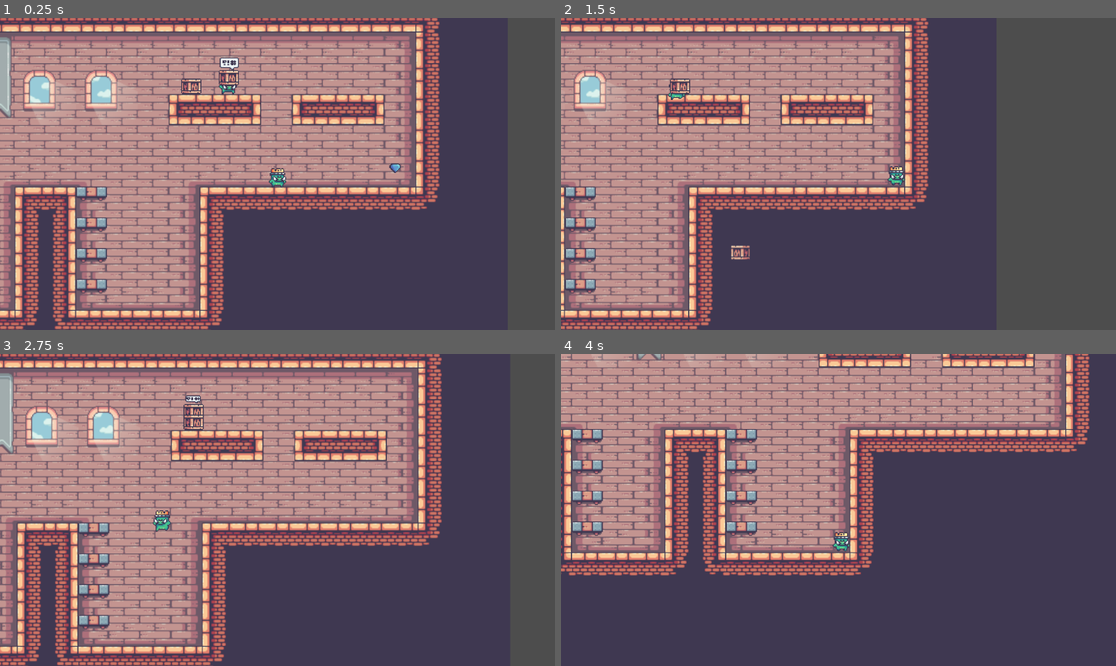
Above: before the commit, frames 1-4 (two rows, left to right).
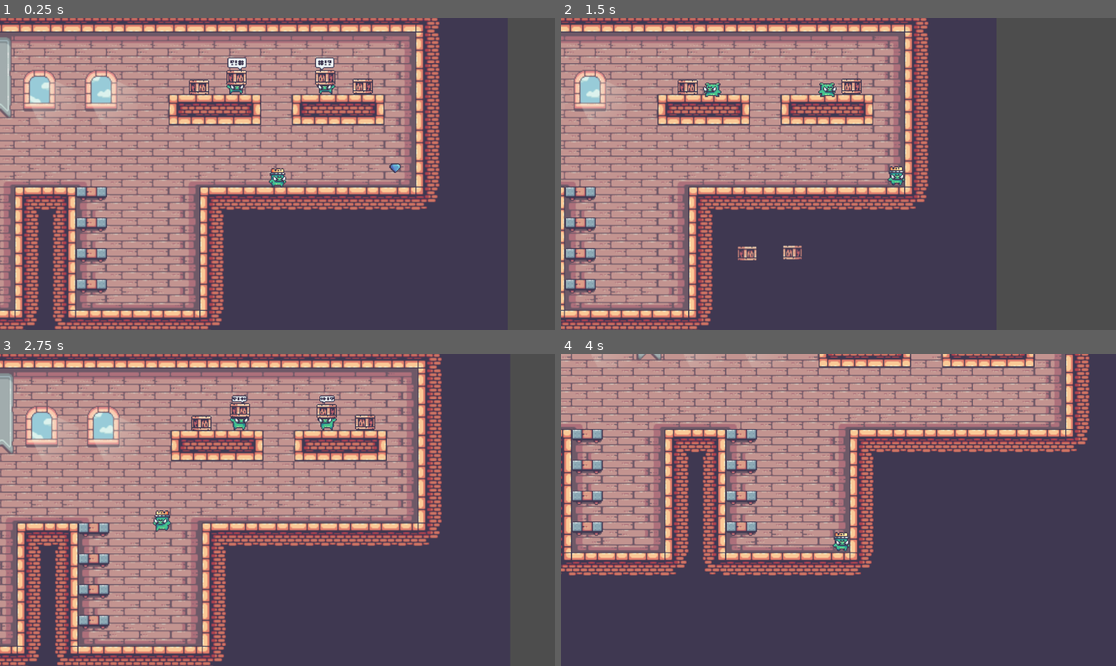
Above: after the commit, the same moments.

Repository: benjick/2dgame
Game: Godot game, scene res://TestLevel.tscn
Two runs of this game, one before a commit and one after it. Both use one fixed random seed, a clock stepped at 60 frames per second and the inputs below. Before the commit the project starts from res://Main.tscn.
Inputs:
- Up to frame 1 (0.25 s): no input
- Up to frame 2 (1.5 s): tap Enter (ui_accept) at 0.5, 0.77 s; hold Shift (Run) 0.53-1.28 s; hold Right (ui_right) from 0.53 s (still down); tap Shift (Run) at 1.35 s
- Up to frame 3 (2.75 s): tap Enter (ui_accept) at 1.52 s; release Right (ui_right) at 2.03 s; hold Left (ui_left) from 2.03 s (still down); hold Shift (Run) from 2.03 s (still down)
- Up to frame 4 (4 s): release Left (ui_left) at 2.78 s; release Shift (Run) at 2.78 s; hold Right (ui_right) from 2.78 s (still down); tap Shift (Run) at 2.85 s; tap Enter (ui_accept) at 3.02, 3.77 s; hold Shift (Run) from 3.53 s (still down)

The runs differ from the first frame. In frame 1, 1.2% of the frame differs, in the area x 32-68%, y 12-25%; in frame 2, 1.0%; in frame 3, 1.2%, in the area x 33-68%, y 13-25%; in frame 4, nothing differs.

Commit message:
even more logic

Diff:
--- /dev/null
+++ b/Level.tscn
@@ -0,0 +1,3 @@
+[gd_scene format=3 uid="uid://boxyx63vy2x6b"]
+
+[node name="Node2D" type="Node2D"]
--- a/Main.tscn
+++ b/TestLevel.tscn
@@ -1,14 +1,14 @@
 [gd_scene load_steps=10 format=3 uid="uid://brgnmv2vux1y"]
 
-[ext_resource type="PackedScene" uid="uid://lxxpe6tqd31j" path="res://scenes/Player.tscn" id="1_spgmn"]
-[ext_resource type="Texture2D" uid="uid://dy5xcrxbqy2xy" path="res://assets/TileSets/Terrain (32x32).png" id="1_tnfaw"]
-[ext_resource type="Texture2D" uid="uid://du85ilwgt7yan" path="res://assets/TileSets/Decorations (32x32).png" id="2_jtrfp"]
-[ext_resource type="PackedScene" uid="uid://ch1psllsuden8" path="res://scenes/BigDiamond.tscn" id="4_mwedw"]
-[ext_resource type="PackedScene" uid="uid://cyksc2bmeai1t" path="res://scenes/Canon.tscn" id="5_otnoi"]
-[ext_resource type="PackedScene" uid="uid://dpj7vmabyhis5" path="res://scenes/BoxThrower.tscn" id="6_gws40"]
+[ext_resource type="PackedScene" uid="uid://lxxpe6tqd31j" path="res://scenes/Player.tscn" id="1_6h55p"]
+[ext_resource type="Texture2D" uid="uid://dy5xcrxbqy2xy" path="res://assets/TileSets/Terrain (32x32).png" id="2_toysm"]
+[ext_resource type="Texture2D" uid="uid://du85ilwgt7yan" path="res://assets/TileSets/Decorations (32x32).png" id="3_x4lqd"]
+[ext_resource type="PackedScene" uid="uid://cyksc2bmeai1t" path="res://scenes/Canon.tscn" id="4_h2yci"]
+[ext_resource type="PackedScene" uid="uid://ch1psllsuden8" path="res://scenes/BigDiamond.tscn" id="5_4uaxf"]
+[ext_resource type="PackedScene" uid="uid://dpj7vmabyhis5" path="res://scenes/BoxThrower.tscn" id="6_edhfq"]
 
 [sub_resource type="TileSetAtlasSource" id="TileSetAtlasSource_f2vjc"]
-texture = ExtResource("1_tnfaw")
+texture = ExtResource("2_toysm")
 texture_region_size = Vector2i(32, 32)
 1:1/0 = 0
 1:1/0/physics_layer_0/linear_velocity = Vector2(0, 0)
@@ -439,27 +439,30 @@
 layer_1/z_index = 0
 layer_1/tile_data = PackedInt32Array(65541, 327684, 2, 131078, 327684, 2, 196613, 327684, 2, 262150, 327684, 2, -131075 …(1182 unchanged characters)…
 
-[node name="CannonNode" parent="." instance=ExtResource("5_otnoi")]
+[node name="CannonNode" parent="." instance=ExtResource("4_h2yci")]
 position = Vector2(361, -79)
 balls = 3
 
 [node name="Diamonds" type="Node2D" parent="."]
 
-[node name="BigDiamond" parent="Diamonds" instance=ExtResource("4_mwedw")]
+[node name="BigDiamond" parent="Diamonds" instance=ExtResource("5_4uaxf")]
 position = Vector2(-107, -111)
 
-[node name="BigDiamond2" parent="Diamonds" instance=ExtResource("4_mwedw")]
+[node name="BigDiamond2" parent="Diamonds" instance=ExtResource("5_4uaxf")]
 position = Vector2(78, 19)
 
-[node name="BigDiamond3" parent="Diamonds" instance=ExtResource("4_mwedw")]
+[node name="BigDiamond3" parent="Diamonds" instance=ExtResource("5_4uaxf")]
 position = Vector2(177, 145)
 
-[node name="BigDiamond4" parent="Diamonds" instance=ExtResource("4_mwedw")]
+[node name="BigDiamond4" parent="Diamonds" instance=ExtResource("5_4uaxf")]
 position = Vector2(286, 299)
 
-[node name="BigDiamond5" parent="Diamonds" instance=ExtResource("4_mwedw")]
+[node name="BigDiamond5" parent="Diamonds" instance=ExtResource("5_4uaxf")]
 position = Vector2(1195, 13)
 
-[node name="BoxThrower" parent="." instance=ExtResource("6_gws40")]
-position = Vector2(1023, -72)
-flip = true
+[node name="BoxThrower2" parent="." instance=ExtResource("6_edhfq")]
+position = Vector2(1122, -72)
+
+[node name="BoxThrower" parent="." instance=ExtResource("6_edhfq")]
+position = Vector2(1031, -71)
+scale = Vector2(-1, 1)
--- a/project.godot
+++ b/project.godot
@@ -11,7 +11,7 @@
 [application]
 
 config/name="2dgame"
-run/main_scene="res://Main.tscn"
+run/main_scene="res://TestLevel.tscn"
 config/features=PackedStringArray("4.0", "Forward Plus")
 
 [editor_plugins]
--- a/scenes/BoxThrower.tscn
+++ b/scenes/BoxThrower.tscn
@@ -1,21 +1,12 @@
-[gd_scene load_steps=41 format=3 uid="uid://dpj7vmabyhis5"]
+[gd_scene load_steps=40 format=3 uid="uid://dpj7vmabyhis5"]
 
 [ext_resource type="SpriteFrames" uid="uid://c0g2q05rvaebp" path="res://assets/BoxPig.tres" id="1_m1q8u"]
 [ext_resource type="SpriteFrames" uid="uid://bp4wobaeyk1ss" path="res://assets/Box.tres" id="2_q5g4q"]
 [ext_resource type="Script" path="res://scripts/BoxThrowerPig.gd" id="3_6tl01"]
 [ext_resource type="Texture2D" uid="uid://bdsybw7c6bt4r" path="res://assets/Dialogue.png" id="4_7vcci"]
 
-[sub_resource type="GDScript" id="GDScript_fpoki"]
-script/source = "@tool
-extends Node2D
-
-@export var flip := false
-@onready var pig = $Pig
-
-# Called when the node enters the scene tree for the first time.
-func _ready():
-	pig.flip = flip
-"
+[sub_resource type="RectangleShape2D" id="RectangleShape2D_c5hm3"]
+size = Vector2(19, 14)
 
 [sub_resource type="RectangleShape2D" id="RectangleShape2D_rtlag"]
 
@@ -1109,11 +1100,28 @@
 [sub_resource type="RectangleShape2D" id="RectangleShape2D_d2g17"]
 size = Vector2(90.5, 122.5)
 
-[sub_resource type="RectangleShape2D" id="RectangleShape2D_c5hm3"]
-size = Vector2(19, 14)
-
 [node name="BoxThrower" type="Node2D"]
-script = SubResource("GDScript_fpoki")
+
+[node name="StaticBoxBody" type="StaticBody2D" parent="."]
+
+[node name="StaticBox" type="AnimatedSprite2D" parent="StaticBoxBody"]
+texture_filter = 1
+position = Vector2(40, -8)
+sprite_frames = ExtResource("2_q5g4q")
+animation = &"Idle"
+metadata/_aseprite_wizard_config_ = {
+"layer": "Cannon",
+"o_ex_p": "",
+"o_folder": "",
+"o_name": "",
+"only_visible": false,
+"op_exp": false,
+"source": "res://assets/Aseprite/09-Box.aseprite"
+}
+
+[node name="CollisionShape2D" type="CollisionShape2D" parent="StaticBoxBody"]
+position = Vector2(39.5, 0)
+shape = SubResource("RectangleShape2D_c5hm3")
 
 [node name="Pig" type="CharacterBody2D" parent="."]
 collision_layer = 2
@@ -1167,27 +1175,6 @@
 position = Vector2(-45.75, 60.75)
 shape = SubResource("RectangleShape2D_d2g17")
 
-[node name="StaticBoxBody" type="StaticBody2D" parent="."]
-
-[node name="StaticBox" type="AnimatedSprite2D" parent="StaticBoxBody"]
-texture_filter = 1
-position = Vector2(40, -8)
-sprite_frames = ExtResource("2_q5g4q")
-animation = &"Idle"
-metadata/_aseprite_wizard_config_ = {
-"layer": "Cannon",
-"o_ex_p": "",
-"o_folder": "",
-"o_name": "",
-"only_visible": false,
-"op_exp": false,
-"source": "res://assets/Aseprite/09-Box.aseprite"
-}
-
-[node name="CollisionShape2D" type="CollisionShape2D" parent="StaticBoxBody"]
-position = Vector2(39.5, 0)
-shape = SubResource("RectangleShape2D_c5hm3")
-
 [connection signal="body_entered" from="Pig/Area2D" to="Pig" method="_on_hit_area_2d_body_entered"]
 [connection signal="body_entered" from="TriggerArea" to="Pig" method="_on_area_2d_body_entered"]
 [connection signal="body_exited" from="TriggerArea" to="Pig" method="_on_area_2d_body_exited"]
--- a/scripts/BoxThrower.gd
+++ /dev/null
@@ -1,11 +0,0 @@
-extends Node2D
-
-
-# Called when the node enters the scene tree for the first time.
-func _ready():
-	pass # Replace with function body.
-
-
-# Called every frame. 'delta' is the elapsed time since the previous frame.
-func _process(delta):
-	pass
--- a/scripts/BoxThrowerPig.gd
+++ b/scripts/BoxThrowerPig.gd
@@ -7,20 +7,10 @@
 
 @onready var box_thrower = $".."
 @onready var static_box = $"../StaticBoxBody/StaticBox"
+@onready var dialogue = $Dialogue
 @onready var sprite = $Sprite
-@onready var dialogue = $Dialogue
 
 var pig_alive := true
-
-var flip := false:
-	get:
-		return flip
-	set(value):
-		if value:
-			box_thrower.scale.x = -1
-		else:
-			box_thrower.scale.x = 1
-		flip = value
 
 # Get the gravity from the project settings to be synced with RigidBody nodes.
 var gravity = ProjectSettings.get_setting("physics/2d/default_gravity")
@@ -42,28 +32,26 @@
 func _physics_process(delta):
 	if !pig_alive:
 		return
-	if in_area:
-		if getting_box:
-			if position.x == box_position.x:
+
+	if !has_box:
+		if position.x == box_position.x:
 				if !picking_up_box:
 					pickUpBox(delta)
+		else:
+			sprite.play("Run no box")
+			sprite.scale.x = -1
+			position.x = move_toward(position.x, box_position.x, SPEED * delta)
+		pass
+	else:
+		if position.x == start_position.x:
+			if in_area:
+				throwBox()
 			else:
-				sprite.play("Run no box")
-				position.x = move_toward(position.x, box_position.x, SPEED * delta)
-		elif !has_box:
-			getting_box = true
-		else:
-			if position.x != start_position.x:
-				position.x = move_toward(position.x, start_position.x, SPEED * delta)
-			else:
-				throwBox()
-	else:
-		if has_box:
-			if position.x == start_position.x:
 				sprite.play("Idle")
 		else:
-			if position.x == start_position.x:
-				sprite.play("Idle no box")
+			sprite.play("Run")
+			sprite.scale.x = 1
+			position.x = move_toward(position.x, start_position.x, SPEED * delta)
 
 	move_and_slide()
 
@@ -73,14 +61,13 @@
 		sprite.play("Throwing Box")
 		await get_tree().create_timer(0.3).timeout
 		spawnThrowableBox()
+		await get_tree().create_timer(1).timeout
 		has_box = false
 		throwing_box = false
 
 func spawnThrowableBox():
 	var throwable_box_scene = load("res://scenes/ThrowableBox.tscn")
 	var instance = throwable_box_scene.instantiate()
-	if (flip):
-		instance.flip()
 	get_parent().add_child(instance)
 
 
@@ -96,8 +83,6 @@
 
 func showDialogue():
 	dialogue.visible = true
-	dialogue.play("#!?")
-	await dialogue.animation_finished
 	dialogue.play("#!?")
 	await dialogue.animation_finished
 	dialogue.visible = false
--- a/scripts/Canon.gd
+++ b/scripts/Canon.gd
@@ -35,6 +35,7 @@
 
 	cannon.play("Shoot")
 	spawnCannonBall()
+	await cannon.animation_finished
 	cannon.play("Idle")
 	cannon_pig.play("Pig Idle")
 
--- a/scripts/ThrowableBox.gd
+++ b/scripts/ThrowableBox.gd
@@ -10,7 +10,7 @@
 var gravity = 250
 
 func _enter_tree():
-	velocity.x = -150 * self.scale.x
+	velocity.x = -150 * get_parent().scale.x
 
 func _physics_process(delta):
 	# Add the gravity.
Not shown: 2 places in TestLevel.tscn that only renumber resources
